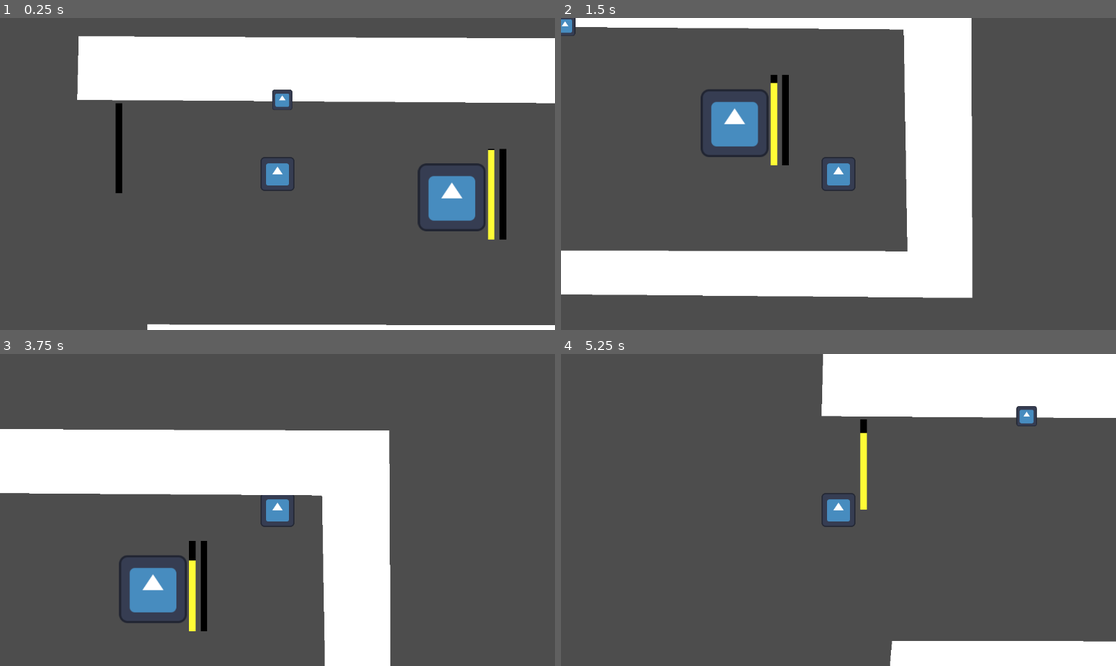
Above: before the commit, frames 1-4 (two rows, left to right).
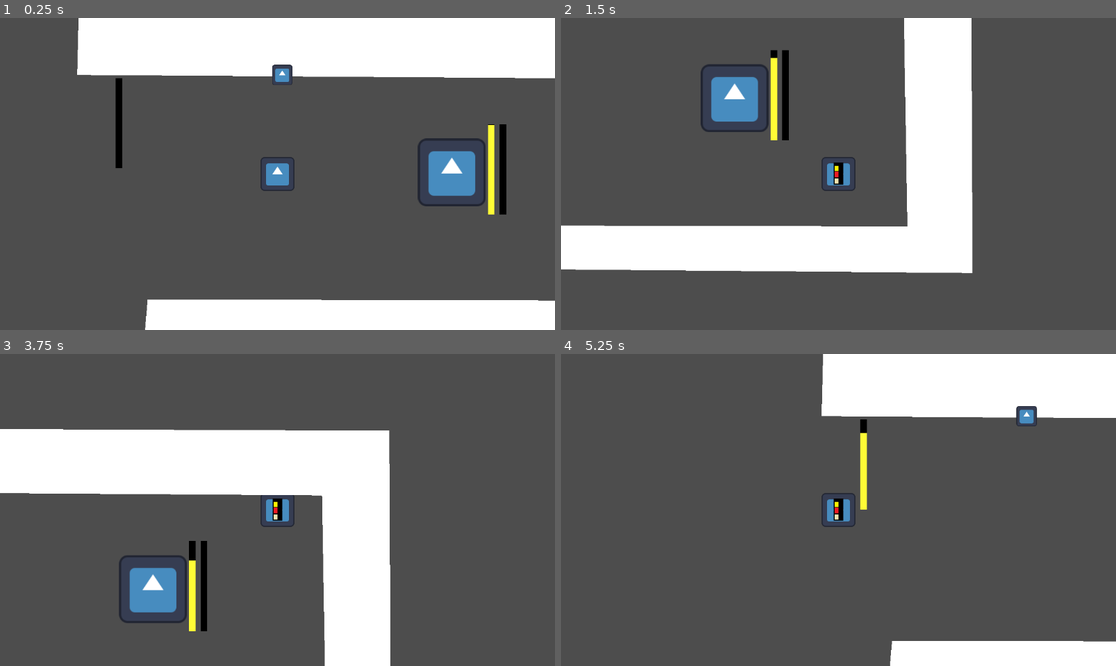
Above: after the commit, the same moments.

Repository: Marcopole11/minijam178
Game: Godot game, scene res://mundo.tscn
Two runs of this game, one before a commit and one after it. Both use one fixed random seed, a clock stepped at 60 frames per second and the inputs below. The engine's default icon, where the game draws it, is replaced by a stand-in: a white triangle on a blue panel in a dark square.
Inputs (mouse positions are in pixels of both pictures, inside the frame that each line leads up to):
- Up to frame 1 (0.25 s): no input
- Up to frame 2 (1.5 s): move the mouse to (960, 158) at 0.52 s; hold D (move_right) 0.53-1.28 s; click (960, 158) at 0.6 s; move the mouse to (727, 189) at 1.27 s; hold S (move_down) from 1.28 s (still down); click (727, 189) at 1.35 s
- Up to frame 3 (3.75 s): tap Enter at 2 s; move the mouse to (333, 441) at 2.02 s; release S (move_down) at 2.03 s; hold D (move_right) 2.03-2.78 s; click (333, 441) at 2.1 s; tap Space at 2.75 s; move the mouse to (249, 572) at 2.77 s; hold W (move_up) 2.78-3.53 s; click (249, 572) at 2.85 s; move the mouse to (444, 556) at 3.52 s; hold A (move_left) from 3.53 s (still down); click (444, 556) at 3.6 s
- Up to frame 4 (5.25 s): move the mouse to (672, 463) at 4.27 s; click (672, 463) at 4.35 s; move the mouse to (866, 510) at 5.02 s; release A (move_left) at 5.03 s; hold S (move_down) from 5.03 s (still down); click (866, 510) at 5.1 s

The runs differ from the first frame. In frame 1, 21% of the frame differs, in the area x 13-100%, y 0-100%; in frame 2, 16%; in frame 3, 0.1%; in frame 4, 0.1%.

Commit message:
Animaciones hechas

Diff:
--- a/minijam178/Scenes/player.tscn
+++ b/minijam178/Scenes/player.tscn
@@ -1,13 +1,222 @@
-[gd_scene load_steps=4 format=3 uid="uid://o4yulb10i6ks"]
+[gd_scene load_steps=11 format=3 uid="uid://o4yulb10i6ks"]
 
 [ext_resource type="Script" path="res://Scripts/player.gd" id="1_g4ryt"]
 [ext_resource type="Texture2D" uid="uid://bnry03au5ypvg" path="res://icon.svg" id="2_u7bw5"]
+[ext_resource type="PackedScene" uid="uid://hvqm2dwxtwg6" path="res://Scenes/punch.tscn" id="3_ic3xe"]
 
 [sub_resource type="RectangleShape2D" id="RectangleShape2D_5puha"]
 size = Vector2(64, 64)
 
+[sub_resource type="Animation" id="Animation_7p1ux"]
+length = 0.001
+tracks/0/type = "value"
+tracks/0/imported = false
+tracks/0/enabled = true
+tracks/0/path = NodePath("Weapons:rotation")
+tracks/0/interp = 1
+tracks/0/loop_wrap = true
+tracks/0/keys = {
+"times": PackedFloat32Array(0),
+"transitions": PackedFloat32Array(1),
+"update": 0,
+"values": [1.59349]
+}
+tracks/1/type = "value"
+tracks/1/imported = false
+tracks/1/enabled = true
+tracks/1/path = NodePath("Weapons:visible")
+tracks/1/interp = 1
+tracks/1/loop_wrap = true
+tracks/1/keys = {
+"times": PackedFloat32Array(0),
+"transitions": PackedFloat32Array(1),
+"update": 1,
+"values": [false]
+}
+tracks/2/type = "value"
+tracks/2/imported = false
+tracks/2/enabled = true
+tracks/2/path = NodePath("Weapons:position")
+tracks/2/interp = 1
+tracks/2/loop_wrap = true
+tracks/2/keys = {
+"times": PackedFloat32Array(0),
+"transitions": PackedFloat32Array(1),
+"update": 0,
+"values": [Vector2(0, 0)]
+}
+
+[sub_resource type="Animation" id="Animation_3nsak"]
+resource_name = "punch_down"
+length = 0.5
+tracks/0/type = "value"
+tracks/0/imported = false
+tracks/0/enabled = true
+tracks/0/path = NodePath("Weapons:rotation")
+tracks/0/interp = 1
+tracks/0/loop_wrap = true
+tracks/0/keys = {
+"times": PackedFloat32Array(0),
+"transitions": PackedFloat32Array(1),
+"update": 0,
+"values": [4.71239]
+}
+tracks/1/type = "value"
+tracks/1/imported = false
+tracks/1/enabled = true
+tracks/1/path = NodePath("Weapons:visible")
+tracks/1/interp = 1
+tracks/1/loop_wrap = true
+tracks/1/keys = {
+"times": PackedFloat32Array(0, 0.5),
+"transitions": PackedFloat32Array(1, 1),
+"update": 1,
+"values": [true, false]
+}
+tracks/2/type = "value"
+tracks/2/imported = false
+tracks/2/enabled = true
+tracks/2/path = NodePath("Weapons:position")
+tracks/2/interp = 1
+tracks/2/loop_wrap = true
+tracks/2/keys = {
+"times": PackedFloat32Array(0, 0.1, 0.45),
+"transitions": PackedFloat32Array(-2, 2, 1),
+"update": 0,
+"values": [Vector2(0, 0), Vector2(0, -10), Vector2(0, 42)]
+}
+
+[sub_resource type="Animation" id="Animation_nnc7x"]
+resource_name = "punch_up"
+length = 0.5
+tracks/0/type = "value"
+tracks/0/imported = false
+tracks/0/enabled = true
+tracks/0/path = NodePath("Weapons:rotation")
+tracks/0/interp = 1
+tracks/0/loop_wrap = true
+tracks/0/keys = {
+"times": PackedFloat32Array(0),
+"transitions": PackedFloat32Array(1),
+"update": 0,
+"values": [1.5708]
+}
+tracks/1/type = "value"
+tracks/1/imported = false
+tracks/1/enabled = true
+tracks/1/path = NodePath("Weapons:position")
+tracks/1/interp = 1
+tracks/1/loop_wrap = true
+tracks/1/keys = {
+"times": PackedFloat32Array(0, 0.1, 0.433333),
+"transitions": PackedFloat32Array(-2, 2, 1),
+"update": 0,
+"values": [Vector2(0, 0), Vector2(0, 10), Vector2(0, -42)]
+}
+tracks/2/type = "value"
+tracks/2/imported = false
+tracks/2/enabled = true
+tracks/2/path = NodePath("Weapons:visible")
+tracks/2/interp = 1
+tracks/2/loop_wrap = true
+tracks/2/keys = {
+"times": PackedFloat32Array(0, 0.5),
+"transitions": PackedFloat32Array(1, 1),
+"update": 1,
+"values": [true, false]
+}
+
+[sub_resource type="Animation" id="Animation_ir1pt"]
+resource_name = "punch_left"
+length = 0.5
+tracks/0/type = "value"
+tracks/0/imported = false
+tracks/0/enabled = true
+tracks/0/path = NodePath("Weapons:rotation")
+tracks/0/interp = 1
+tracks/0/loop_wrap = true
+tracks/0/keys = {
+"times": PackedFloat32Array(0),
+"transitions": PackedFloat32Array(1),
+"update": 0,
+"values": [0.0]
+}
+tracks/1/type = "value"
+tracks/1/imported = false
+tracks/1/enabled = true
+tracks/1/path = NodePath("Weapons:position")
+tracks/1/interp = 1
+tracks/1/loop_wrap = true
+tracks/1/keys = {
+"times": PackedFloat32Array(0, 0.1, 0.433333),
+"transitions": PackedFloat32Array(-2, 2, 1),
+"update": 0,
+"values": [Vector2(0, 0), Vector2(10, 0), Vector2(-42, 0)]
+}
+tracks/2/type = "value"
+tracks/2/imported = false
+tracks/2/enabled = true
+tracks/2/path = NodePath("Weapons:visible")
+tracks/2/interp = 1
+tracks/2/loop_wrap = true
+tracks/2/keys = {
+"times": PackedFloat32Array(0, 0.5),
+"transitions": PackedFloat32Array(1, 1),
+"update": 1,
+"values": [true, false]
+}
+
+[sub_resource type="Animation" id="Animation_v3cj5"]
+resource_name = "punch_right"
+length = 0.5
+tracks/0/type = "value"
+tracks/0/imported = false
+tracks/0/enabled = true
+tracks/0/path = NodePath("Weapons:rotation")
+tracks/0/interp = 1
+tracks/0/loop_wrap = true
+tracks/0/keys = {
+"times": PackedFloat32Array(0),
+"transitions": PackedFloat32Array(1),
+"update": 0,
+"values": [3.14159]
+}
+tracks/1/type = "value"
+tracks/1/imported = false
+tracks/1/enabled = true
+tracks/1/path = NodePath("Weapons:position")
+tracks/1/interp = 1
+tracks/1/loop_wrap = true
+tracks/1/keys = {
+"times": PackedFloat32Array(0, 0.1, 0.433333),
+"transitions": PackedFloat32Array(-2, 2, 1),
+"update": 0,
+"values": [Vector2(0, 0), Vector2(-10, 0), Vector2(42, 0)]
+}
+tracks/2/type = "value"
+tracks/2/imported = false
+tracks/2/enabled = true
+tracks/2/path = NodePath("Weapons:visible")
+tracks/2/interp = 1
+tracks/2/loop_wrap = true
+tracks/2/keys = {
+"times": PackedFloat32Array(0, 0.5),
+"transitions": PackedFloat32Array(1, 1),
+"update": 1,
+"values": [true, false]
+}
+
+[sub_resource type="AnimationLibrary" id="AnimationLibrary_vwcbr"]
+_data = {
+"RESET": SubResource("Animation_7p1ux"),
+"punch_down": SubResource("Animation_3nsak"),
+"punch_left": SubResource("Animation_ir1pt"),
+"punch_right": SubResource("Animation_v3cj5"),
+"punch_up": SubResource("Animation_nnc7x")
+}
+
 [node name="Player" type="CharacterBody2D" groups=["player"]]
-position = Vector2(385, 274)
+position = Vector2(385, 321)
 motion_mode = 1
 script = ExtResource("1_g4ryt")
 SPEED = 700.0
@@ -22,3 +231,17 @@
 
 [node name="Camera2D" type="Camera2D" parent="."]
 zoom = Vector2(1.1, 1.1)
+
+[node name="AtkAnims" type="AnimationPlayer" parent="."]
+libraries = {
+"": SubResource("AnimationLibrary_vwcbr")
+}
+
+[node name="Weapons" type="Node2D" parent="."]
+visible = false
+rotation = 1.59349
+
+[node name="Punch" parent="Weapons" instance=ExtResource("3_ic3xe")]
+position = Vector2(-20, 0)
+
+[node name="AnimationTree" type="AnimationTree" parent="."]
--- /dev/null
+++ b/minijam178/Scenes/punch.tscn
@@ -0,0 +1,18 @@
+[gd_scene load_steps=3 format=3 uid="uid://hvqm2dwxtwg6"]
+
+[ext_resource type="Texture2D" uid="uid://beeqlflvv0eyt" path="res://textures/tiles/TestTiles.png" id="1_t0a05"]
+
+[sub_resource type="RectangleShape2D" id="RectangleShape2D_ukanm"]
+size = Vector2(42, 18)
+
+[node name="Punch" type="Area2D"]
+
+[node name="Sprite2D" type="Sprite2D" parent="."]
+position = Vector2(11, -2.38419e-07)
+scale = Vector2(0.0273438, 0.0277778)
+texture = ExtResource("1_t0a05")
+
+[node name="CollisionShape2D" type="CollisionShape2D" parent="."]
+position = Vector2(11, 2.38419e-07)
+scale = Vector2(1, 1)
+shape = SubResource("RectangleShape2D_ukanm")
--- a/minijam178/Scripts/player.gd
+++ b/minijam178/Scripts/player.gd
@@ -1,6 +1,7 @@
 extends CharacterBody2D
 
 @export var SPEED = 300.0
+@onready var AtkAnims = $"AtkAnims"
 
 
 func _physics_process(_delta):
@@ -12,3 +13,6 @@
 	velocity = direction * SPEED
 
 	move_and_slide()
+
+	if Input.is_action_just_pressed("punch"):
+		AtkAnims.play("punch_down")
--- a/minijam178/project.godot
+++ b/minijam178/project.godot
@@ -45,6 +45,11 @@
 "events": [Object(InputEventKey,"resource_local_to_scene":false,"resource_name":"","device":-1,"window_id":0,"alt_press …(191 unchanged characters)…
 ]
 }
+punch={
+"deadzone": 0.5,
+"events": [Object(InputEventMouseButton,"resource_local_to_scene":false,"resource_name":"","device":-1,"window_id":0,"alt_pressed":false,"shift_pressed":false,"ctrl_pressed":false,"meta_pressed":false,"button_mask":1,"position":Vector2(64, 13),"global_position":Vector2(73, 59),"factor":1.0,"button_index":1,"canceled":false,"pressed":true,"double_click":true,"script":null)
+]
+}
 
 [rendering]
 
